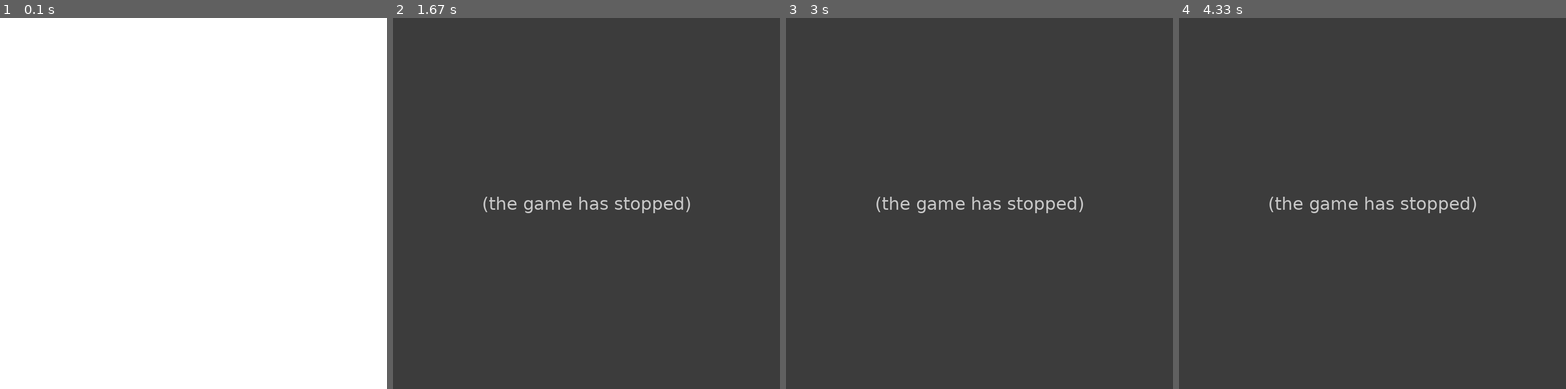
Above: before the commit, frames 1-4 (left to right).
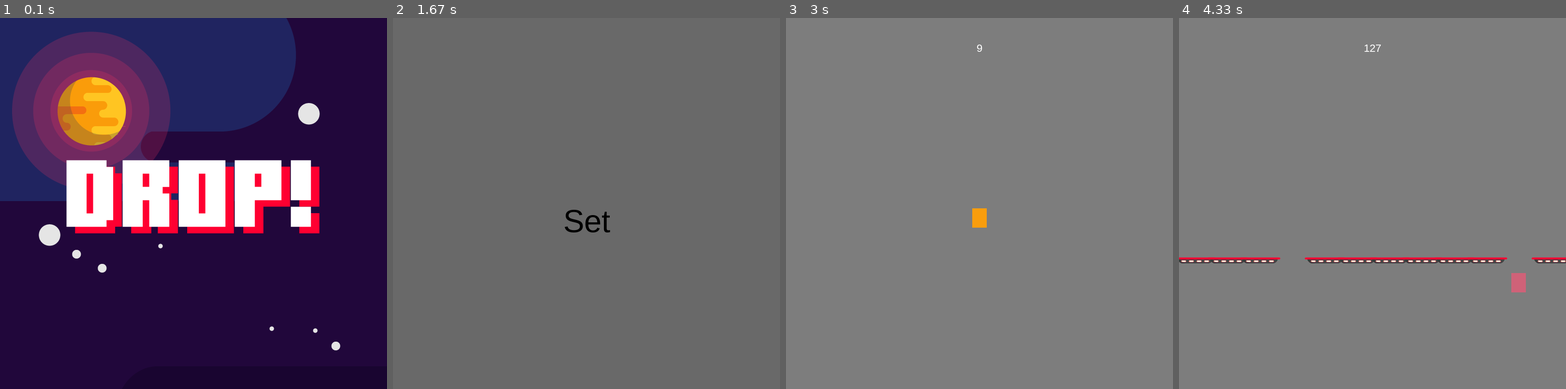
Above: after the commit, the same moments.

Repository: BulSU-BSCpE2B-Group2/DROP
Game: pygame game, started from main.py
Two runs of this game, one before a commit and one after it. Both use one fixed random seed, a clock stepped at 60 frames per second and the inputs below.
Inputs:
- Up to frame 1 (0.1 s): no input
- Up to frame 2 (1.67 s): tap Enter at 0.33 s
- Up to frame 3 (3 s): tap Space at 2.17 s; tap Enter at 2.5 s; tap E at 2.83 s
- Up to frame 4 (4.33 s): hold Right 3.17-3.63 s; hold Right 3.67-4.13 s; hold Left from 4.17 s (still down)

The runs differ from the first frame. In frame 1, 92% of the frame differs, in the area x 0-100%, y 0-100%; in frame 2, 100%; in frame 3, 100%; in frame 4, 99%.
Error before the commit: TypeError: 'bool' object is not callable (main.py line 185); the game stopped at 0.33 s (later frames are placeholders)

Commit message:
Main menu now contains DROP! text and scrolling background

Diff:
--- a/highscore.txt
+++ /dev/null
@@ -1 +0,0 @@
-5954
--- a/main.py
+++ b/main.py
@@ -20,7 +20,6 @@
         self.newPlatformInterval = 50
         self.currentInterval = 0
         self.highscore = load_hs_data()
-        self.running = True
 
     def new(self):
         # starting a new game
@@ -64,7 +63,7 @@
             sequence, rect = add_platform(self.gaps, self.height_platform)
             for x in sequence:
                 if x == 1:
-                    p = Platform(rect.center, (67, 20))
+                    p = Platform(rect.center)
                     self.platforms.add(p)
                     self.all_sprites.add(p)
                     rect.width += 134
@@ -182,7 +181,7 @@
     # / is true or false
     mm.new()
     # if show_start_screen() returned false, break the loop, ending the program.
-    if not mm.running():
+    if not mm.running:
         # else, initialize the game loop (which is the 'new' function) inside the Game class
         if mm.exit:
             break
@@ -190,8 +189,8 @@
             while True:
                 start_game_animation_sequence()
                 g.new()
-                if not g.running:
-                    print("Game is no longer running.")
+                """if not g.running:
+                    print("Game is no longer running.")"""
                 # if player dies, game over screen shows, show_go_screen tells restart whether or not it wants to
                 # restart or not (True or False statement gate again)
                 restart = show_go_screen(g.score, g.highscore)
--- a/main_menu.py
+++ b/main_menu.py
@@ -1,12 +1,33 @@
 from settings import *
+vec = pg.math.Vector2
 
+class Logo:
+    def __init__(self):
+        self.logo = pg.image.load('assets/main_menu/TITLE.png')
+        self.logo_rect = self.logo.get_rect()
+        self.logo_rect.center = (WIDTH/2, height/2)
+        self.position = vec(WIDTH / 2 - self.logo_rect.top, (height / 2) - self.logo_rect.left)
+
+class Planet:
+    def __init__(self):
+        self.planet = pg.image.load('assets/main_menu/4.png').convert_alpha()
+        self.planet_rect = self.planet.get_rect()
+        self.position = vec(self.planet_rect.top, self.planet_rect.left)
 
 class MainMenu:
     def __init__(self):
         self.screen = screen
+        self.bg = pg.image.load('assets/main_menu/bg.png').convert_alpha()
+        self.glow = pg.image.load('assets/main_menu/3.png').convert_alpha()
+        self.glow_rect = self.glow.get_rect()
+        self.logo = Logo()
+        self.planet = Planet()
+        self.planet.planet_rect.center = self.glow_rect.center
 
     def new(self):
         self.running = True
+        self.timer = 0
+        self.background = vec(0, 0)
         self.run()
 
     def run(self):
@@ -17,12 +38,19 @@
             self.draw()
 
     def update(self):
-        pass
+        """if self.timer < 120:
+            # self.b.position.x += 1
+            self.timer += 1
+        #self.background.y -= 3"""
+        self.bg.scroll(dx=0, dy=-1)
 
     def draw(self):
-        self.screen.fill(white)
-        # show splash / start screen
-
+        #screen.blit(self.bg, (self.background.x, self.background.y))
+        screen.blit(self.bg, (0, 0))
+        # insert in this line the glowy effect thingies
+        screen.blit(self.glow, self.glow_rect)
+        screen.blit(self.planet.planet, self.planet.planet_rect)
+        screen.blit(self.logo.logo, self.logo.position)
         pg.display.flip()
 
     def events(self):
--- a/settings.py
+++ b/settings.py
@@ -40,6 +40,15 @@
         screen.blit(txt_surf, text_rect)
         pg.display.flip()
         clock.tick(fps)
+
+
+def kinematics(accel, vel, pos):
+    # apply friction
+    accel.x += vel.x * player_friction
+    # equations of motion
+    vel += accel
+    pos += vel + 0.5 * accel
+    return pos
 
 
 # game resolution and fps
--- a/sprites.py
+++ b/sprites.py
@@ -21,13 +21,13 @@
         self.next_color = next(colors)
         self.current_color = self.base_color
 
-    def jump(self):
+    """def jump(self):
         # jump only if standing on a platform
         self.rect.x += 1
         hits = pg.sprite.spritecollide(self, self.game.platforms, False)
         self.rect.x -= 1
         if hits:
-            self.vel.y = -player_jump
+            self.vel.y = -player_jump"""
 
     def update(self):
         self.accel = vec(0, player_gravity)
@@ -39,11 +39,8 @@
         if keys[pg.K_RIGHT]:
             self.accel.x = player_accel
 
-        # apply friction
-        self.accel.x += self.vel.x * player_friction
-        # equations of motion
-        self.vel += self.accel
-        self.pos += self.vel + 0.5 * self.accel
+        # kinematics equation from the settings module
+        self.pos = kinematics(self.accel, self.vel, self.pos)
         # wrap around the screen
         if self.pos.x > WIDTH - (player_width / 2):
             self.pos.x = WIDTH - player_width / 2
@@ -71,10 +68,11 @@
 
 
 class Platform(pg.sprite.Sprite):
-    def __init__(self, position, dimensions):
+    def __init__(self, position):
         pg.sprite.Sprite.__init__(self)
-        self.image = pg.Surface(dimensions)
-        self.image.fill(green)
+        # self.image = pg.Surface(dimensions)
+        # self.image.fill(green)
+        self.image = pg.image.load('assets/platform/platform-01.png').convert_alpha()
         self.rect = self.image.get_rect()
         self.position = position
         self.rect.center = self.position
